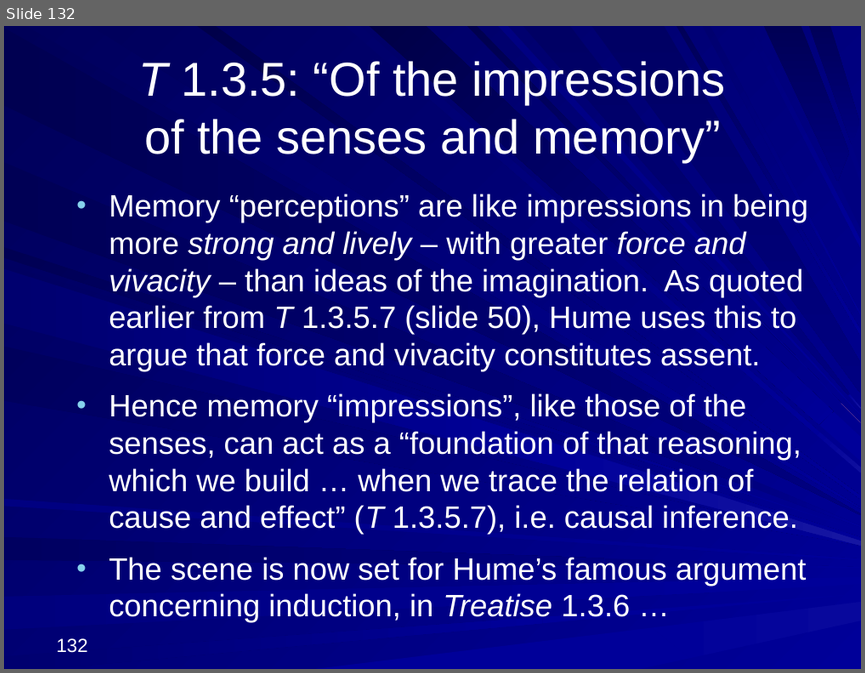
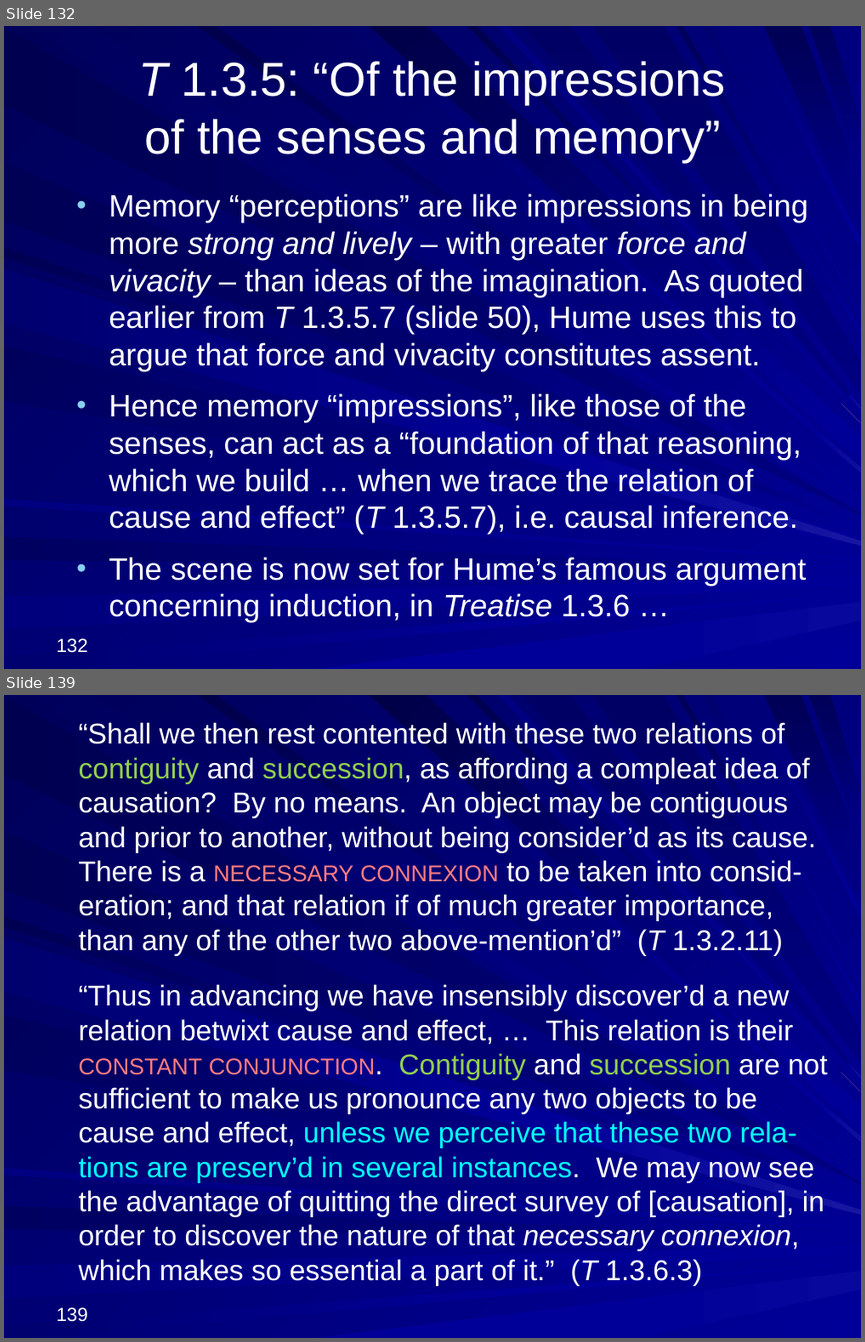
Before and after one commit to englishphilosophy/hume-texts-online, a slide deck: teaching/lectures/2025_Hume_MT_current.pptx. Shown one above the other, each under a label of ours: slide 132 before the commit, slides 132 and 139 after it; the slides between them are not shown. The pictures are 865x673 and 865x1342 pixels, drawn with LibreOffice and Linux fonts; fonts in the diff are those of the drawing. Boxes give left, top, right and bottom in pixels: in the first picture for what was removed or moved away, otherwise in the second. Text is boxed around its words. In the diff, an @@ line names an element or a change of style, - is before the commit and + after.

```diff
--- a/teaching/lectures/2025_Hume_MT_current.pptx
+++ b/teaching/lectures/2025_Hume_MT_current.pptx
@@ slide 139 added at (x1=4, y1=695, x2=861, y2=1338), background gradient #000078 to #000099; not listed: 37 template elements that a slide beside it also shows @@
@@ text added at (x1=79, y1=722, x2=828, y2=1286), 24 pt, text #FFFFFF @@
+“Shall we then rest contented with these two relations of contiguity and succession, as affording a compleat idea of causation? By no means. An object may be contiguous and prior to another, without being consider’d as its cause. There is a necessary connexion to be taken into consid-eration; and that relation if of much greater importance, than any of the other two above-mention’d” (T 1.3.2.11)
+“Thus in advancing we have insensibly discover’d a new relation betwixt cause and effect, … This relation is their constant conjunction. Contiguity and succession are not sufficient to make us pronounce any two objects to be cause and effect, unless we perceive that these two rela-tions are preserv’d in several instances. We may now see the advantage of quitting the direct survey of [causation], in order to discover the nature of that necessary connexion, which makes so essential a part of it.” (T 1.3.6.3)
@@ page number added at (x1=57, y1=1307, x2=88, y2=1321), 16 pt, text #FFFFFF @@
+139
```
Also in this commit, not shown: 41 other slides added, 2 other files.
